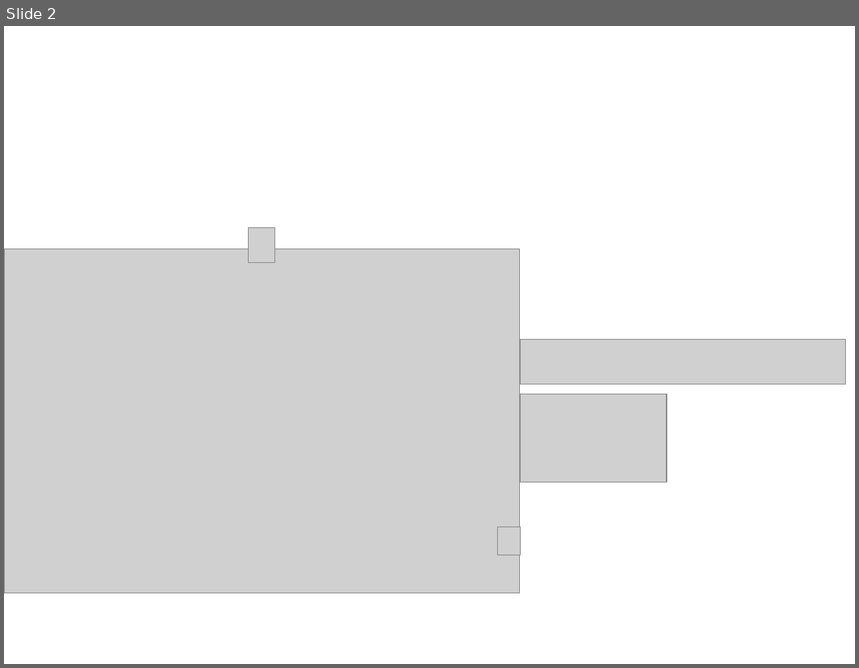
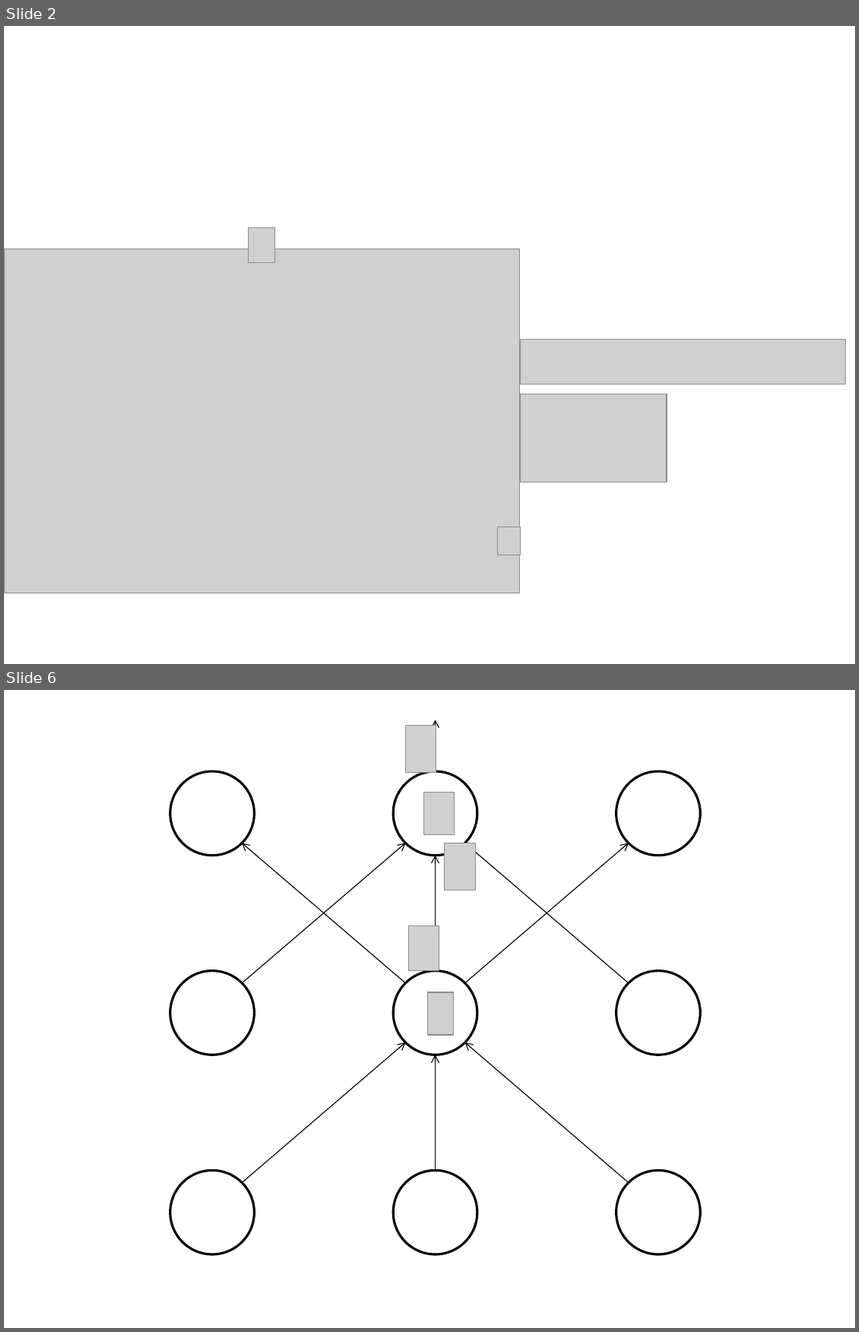
Before and after one commit to darksigma/darksigma.github.io, a slide deck: _site/figures.pptx. Shown one above the other, each under a label of ours: slide 2 before the commit, slides 2 and 6 after it; the slides between them are not shown. The pictures are 859x668 and 859x1332 pixels, drawn with LibreOffice and Linux fonts; fonts in the diff are those of the drawing; grey boxes stand for pictures. Boxes give left, top, right and bottom in pixels: in the first picture for what was removed or moved away, otherwise in the second. Text is boxed around its words. In the diff, an @@ line names an element or a change of style, - is before the commit and + after.

```diff
--- a/_site/figures.pptx
+++ b/_site/figures.pptx
@@ slide 6 added at (4,690,855,1328), background #FFFFFF @@
@@ picture added at (406,725,436,773) @@
@@ arrow added from (436, 772) to (436, 720), #000000 0.75 pt @@
@@ ellipse added at (170,772,254,856), outline #000000 2 pt @@
@@ ellipse added at (393,772,477,856), outline #000000 2 pt @@
@@ ellipse added at (616,772,700,856), outline #000000 2 pt @@
@@ picture added at (424,792,454,834) @@
@@ arrow added from (406, 983) to (243, 844), #000000 0.75 pt @@
@@ arrow added from (243, 983) to (406, 844), #000000 0.75 pt @@
@@ picture added at (445,844,475,891) @@
@@ arrow added from (465, 983) to (629, 844), #000000 0.75 pt @@
@@ arrow added from (629, 983) to (465, 844), #000000 0.75 pt @@
@@ arrow added from (436, 971) to (436, 855), #000000 0.75 pt @@
@@ picture added at (408,926,439,971) @@
@@ ellipse added at (170,971,254,1055), outline #000000 2 pt @@
@@ ellipse added at (393,971,477,1055), outline #000000 2 pt @@
@@ ellipse added at (616,971,700,1055), outline #000000 2 pt @@
@@ picture added at (428,992,454,1035) @@
@@ arrow added from (243, 1182) to (406, 1043), #000000 0.75 pt @@
@@ arrow added from (629, 1182) to (465, 1043), #000000 0.75 pt @@
@@ arrow added from (436, 1171) to (436, 1055), #000000 0.75 pt @@
@@ ellipse added at (170,1171,254,1255), outline #000000 2 pt @@
@@ ellipse added at (393,1171,477,1255), outline #000000 2 pt @@
@@ ellipse added at (616,1171,700,1255), outline #000000 2 pt @@
```
Also in this commit, not shown: 2 slides changed, 2 other slides added, 8 other files.
